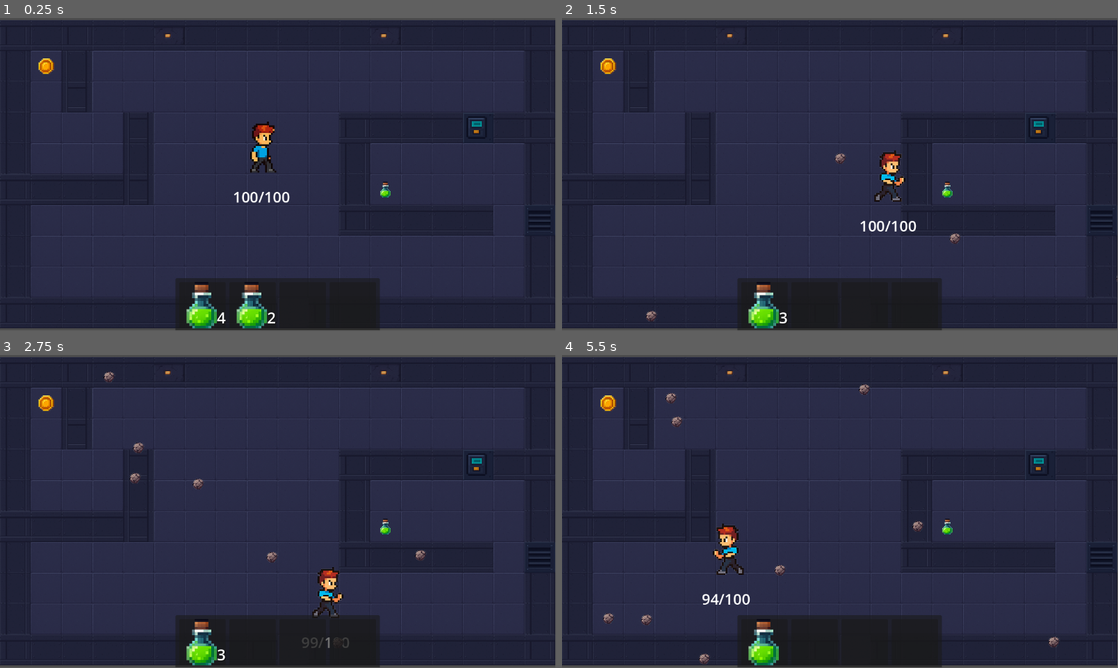
Above: before the commit, frames 1-4 (two rows, left to right).
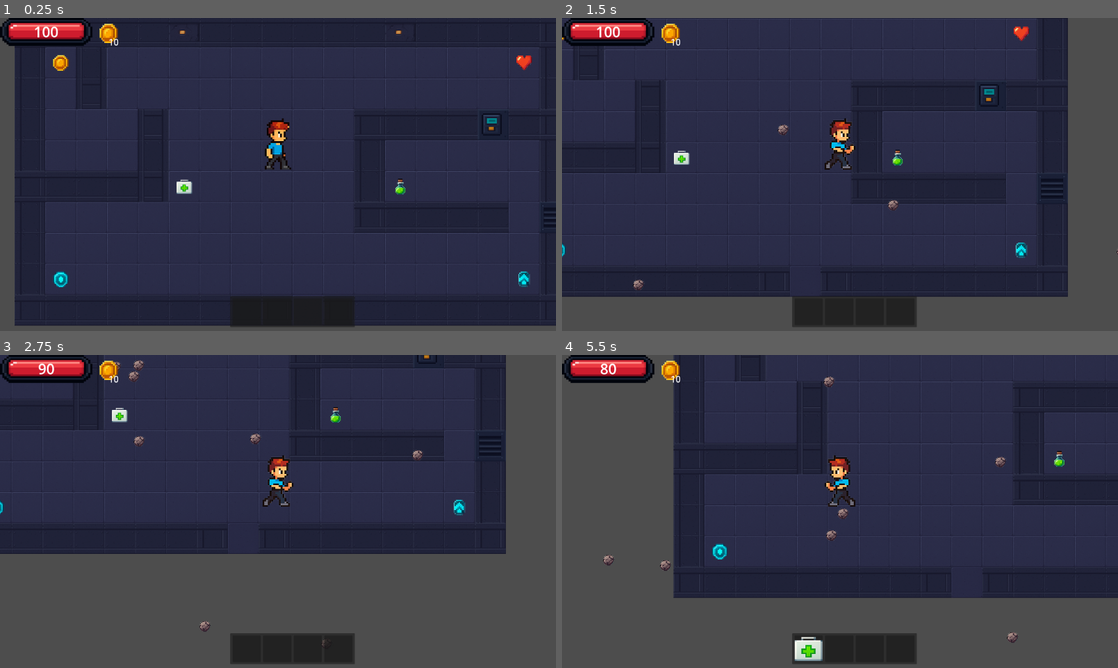
Above: after the commit, the same moments.

Repository: Magamid-Inc/Arcade-Game-Project
Game: Godot game, scene res://scenes/game.tscn
The game is run twice, just before and just after one commit, with the same random seed, the same clock (stepped at 60 frames per second) and the same inputs.
Inputs:
- Up to frame 1 (0.25 s): no input
- Up to frame 2 (1.5 s): hold D (move_right) 0.53-1.28 s; tap 1 (press_num_1) at 0.6 s; tap 2 (press_num_2) at 0.8, 1.35 s; hold S (move_down) from 1.28 s (still down)
- Up to frame 3 (2.75 s): tap 3 (press_num_3) at 1.55, 2.1 s; release S (move_down) at 2.03 s; hold D (move_right) from 2.03 s (still down); tap 4 (press_num_4) at 2.3 s
- Up to frame 4 (5.5 s): release D (move_right) at 2.78 s; hold W (move_up) 2.78-3.53 s; tap 4 (press_num_4) at 2.85, 5.3 s; tap 1 (press_num_1) at 3.05, 3.6 s; hold A (move_left) 3.53-5.03 s; tap 2 (press_num_2) at 3.8, 4.35 s; tap 3 (press_num_3) at 4.55, 5.1 s; hold S (move_down) from 5.03 s (still down)
In our replay, the window is 799x449 before the commit and 800x450 after it. These sizes can differ from the game's own. Grey fills any space a smaller window leaves; there, only what the larger window draws over its background counts as a difference.

The runs differ from the first frame. In frame 1, 13% of the frame differs, in the area x 0-100%, y 0-100%; in frame 2, 25%; in frame 3, 45%; in frame 4, 40%.

Commit message:
adding take and use items

Diff:
--- /dev/null
+++ b/Items/boost.tres
@@ -0,0 +1,12 @@
+[gd_resource type="Resource" script_class="Boost" load_steps=3 format=3 uid="uid://b28x222vq7br"]
+
+[ext_resource type="Script" uid="uid://l54u8cfm5imr" path="res://scripts/boost.gd" id="1_83yrh"]
+[ext_resource type="Texture2D" uid="uid://w4s5xmxet0mr" path="res://assets/loot/boost.png" id="1_kf2g3"]
+
+[resource]
+script = ExtResource("1_83yrh")
+name = "Ускорение"
+description = "Описание: энергетический стимулятор — капсула с оранжево-жёлтым свечением. Возможности:Увеличивает скорость передвижения игрока на +40%.Улучшает скорость уклонения и даёт более быстрое восстановление после рывка.Время действия: 5–7 секунд."
+max_stack_size = 4
+icon = ExtResource("1_kf2g3")
+metadata/_custom_type_script = "uid://l54u8cfm5imr"
--- a/Items/heal_kit.tres
+++ b/Items/heal_kit.tres
@@ -7,6 +7,7 @@
 script = ExtResource("1_3st7f")
 price = 15
 name = "Аптечка"
-description = "классический большой предмет восстановления."
+description = "классический большой предмет восстановления. Лечение: +25 HP"
+max_stack_size = 4
 icon = ExtResource("1_j18xr")
 metadata/_custom_type_script = "uid://c04i7vvk8ukob"
--- a/Items/heart.tres
+++ b/Items/heart.tres
@@ -7,6 +7,6 @@
 script = ExtResource("1_w81nf")
 healSize = 10
 name = "Сердечко"
-description = "символический предмет здоровья в духе классических аркад."
+description = "символический предмет здоровья в духе классических аркад. Лечение: 10 HP"
 icon = ExtResource("1_fho7m")
 metadata/_custom_type_script = "uid://c04i7vvk8ukob"
--- a/Items/potion.tres
+++ b/Items/potion.tres
@@ -7,7 +7,8 @@
 script = ExtResource("1_hw0jr")
 healSize = 3
 timeHeal = 5
-name = "Potion"
+name = "Хилка"
+description = "небольшое зелёное зелье с сияющей жидкостью. Лечение: +3 HP/сек, длительность 5 секунд"
 max_stack_size = 4
 icon = ExtResource("1_5vqjr")
 metadata/_custom_type_script = "uid://c04i7vvk8ukob"
--- /dev/null
+++ b/Items/shield.tres
@@ -0,0 +1,12 @@
+[gd_resource type="Resource" script_class="Shield" load_steps=3 format=3 uid="uid://ceqdyt3gpplub"]
+
+[ext_resource type="Script" uid="uid://bt5kunixmmaq6" path="res://scripts/shield.gd" id="1_ftwdv"]
+[ext_resource type="Texture2D" uid="uid://pkgttlvk4r0m" path="res://assets/loot/shield.png" id="1_uc8ds"]
+
+[resource]
+script = ExtResource("1_ftwdv")
+name = "Щит"
+description = "энергетическая сфера, создающая защитный барьер вокруг игрока. Возможности:Временную неуязвимость от уронаПолностью блокирует 3 входящих атаки (снаряды, столкновения, ловушки).Имеет время действия: 5 секунд или до разрушения."
+max_stack_size = 4
+icon = ExtResource("1_uc8ds")
+metadata/_custom_type_script = "uid://bt5kunixmmaq6"
--- a/project.godot
+++ b/project.godot
@@ -18,6 +18,10 @@
 [autoload]
 
 GameState="*res://scripts/GameState.gd"
+
+[display]
+
+window/stretch/mode="viewport"
 
 [input]
 
--- a/scenes/game.tscn
+++ b/scenes/game.tscn
@@ -7,7 +7,13 @@
 [ext_resource type="Texture2D" uid="uid://uxadml48tp25" path="res://assets/locationDesign/decoration.png" id="5_gee14"]
 [ext_resource type="Texture2D" uid="uid://cj6xrd7rqs2ia" path="res://assets/locationDesign/floor.png" id="6_0tnpc"]
 [ext_resource type="Texture2D" uid="uid://bpjkisxi0nyvl" path="res://assets/locationDesign/wall main.png" id="7_vtaks"]
+[ext_resource type="Script" uid="uid://cs7k6fxsjuovk" path="res://scripts/camera_follow.gd" id="8_0tnpc"]
 [ext_resource type="Texture2D" uid="uid://0virl05qr8xg" path="res://assets/locationDesign/wall.png" id="8_kvpfn"]
+[ext_resource type="Script" uid="uid://b8nykpkq7cwwe" path="res://scripts/inventory.gd" id="10_kvpfn"]
+[ext_resource type="PackedScene" uid="uid://du2fxar8rad4s" path="res://scenes/inventory_slot.tscn" id="11_dinhu"]
+[ext_resource type="Texture2D" uid="uid://dtsa457nrj0fl" path="res://assets/interface/bar 100 hp.png" id="12_dinhu"]
+[ext_resource type="Script" uid="uid://ci384mq3mltxg" path="res://scripts/player_money_ui.gd" id="13_ir15t"]
+[ext_resource type="Texture2D" uid="uid://bktu7s67tl8eo" path="res://assets/loot/coin.png" id="13_trtic"]
 
 [sub_resource type="TileSetAtlasSource" id="TileSetAtlasSource_dinhu"]
 texture = ExtResource("5_gee14")
@@ -107,7 +113,7 @@
 [sub_resource type="TileSet" id="TileSet_ca42v"]
 tile_size = Vector2i(64, 64)
 physics_layer_0/collision_layer = 1
-physics_layer_0/collision_mask = 0
+physics_layer_0/collision_mask = 12
 sources/0 = SubResource("TileSetAtlasSource_dinhu")
 sources/1 = SubResource("TileSetAtlasSource_kvuet")
 sources/2 = SubResource("TileSetAtlasSource_trtic")
@@ -117,12 +123,19 @@
 texture = ExtResource("5_0tnpc")
 separation = Vector2i(10, 0)
 texture_region_size = Vector2i(32, 32)
-0:0/0 = 0
-1:0/0 = 0
-2:0/0 = 0
-3:0/0 = 0
+0:0/next_alternative_id = 2
+0:0/0 = 0
+0:0/0/physics_layer_0/polygon_0/points = PackedVector2Array(-16.087502, -15.805267, 15.523033, -15.805267, 14.394081, 16.369743, -15.523033, 15.805267)
+1:0/0 = 0
+1:0/0/physics_layer_0/polygon_0/points = PackedVector2Array(-16.087502, -15.805267, 15.523033, -15.805267, 14.394081, 16.369743, -15.523033, 15.805267)
+2:0/0 = 0
+2:0/0/physics_layer_0/polygon_0/points = PackedVector2Array(-16.087502, -15.805267, 15.523033, -15.805267, 14.394081, 16.369743, -15.523033, 15.805267)
+3:0/0 = 0
+3:0/0/physics_layer_0/polygon_0/points = PackedVector2Array(-16.087502, -15.805267, 15.523033, -15.805267, 14.394081, 16.369743, -15.523033, 15.805267)
 5:0/0 = 0
+5:0/0/physics_layer_0/polygon_0/points = PackedVector2Array(-16.087502, -15.805267, 15.523033, -15.805267, 14.394081, 16.369743, -15.523033, 15.805267)
 4:0/0 = 0
+4:0/0/physics_layer_0/polygon_0/points = PackedVector2Array(-16.087502, -15.805267, 15.523033, -15.805267, 14.394081, 16.369743, -15.523033, 15.805267)
 
 [sub_resource type="TileSet" id="TileSet_kvpfn"]
 tile_size = Vector2i(64, 64)
@@ -169,7 +182,8 @@
 tile_set = SubResource("TileSet_ca42v")
 
 [node name="TileMapLayer2" type="TileMapLayer" parent="."]
-tile_map_data = PackedByteArray("AAADAAAAAAAAAAAAAAD4//z/AAAEAAAAAAA=")
+unique_name_in_owner = true
+tile_map_data = PackedByteArray("AAADAAAAAAAAAAAAAAD4//z/AAAEAAAAAAD4/wMAAAABAAAAAAAHAPz/AAACAAAAAAAHAAMAAAAFAAAAAAD8/wAAAAADAAAAAAA=")
 tile_set = SubResource("TileSet_kvpfn")
 
 [node name="Player" parent="." groups=["player"] instance=ExtResource("1_uwrxv")]
@@ -177,6 +191,7 @@
 position = Vector2(-30, 7)
 
 [node name="PlayerHealthUi" type="Label" parent="Player"]
+visible = false
 offset_left = -81.99999
 offset_top = 18.0
 offset_right = 74.00001
@@ -184,11 +199,104 @@
 theme_override_font_sizes/font_size = 31
 text = "10/10"
 horizontal_alignment = 1
-script = ExtResource("2_lnu2h")
 
 [node name="Camera" type="Camera2D" parent="."]
 unique_name_in_owner = true
+position = Vector2(0, 4)
+script = ExtResource("8_0tnpc")
 
 [node name="MeteoriteSpawner" type="Node2D" parent="."]
 visible = false
 script = ExtResource("3_lnu2h")
+
+[node name="Interface" type="CanvasLayer" parent="."]
+
+[node name="Inventory" type="Node" parent="Interface"]
+script = ExtResource("10_kvpfn")
+
+[node name="InventoryWindow" type="Panel" parent="Interface/Inventory"]
+custom_minimum_size = Vector2(424, 112)
+offset_left = 477.0
+offset_top = 576.0
+offset_right = 901.0
+offset_bottom = 688.0
+scale = Vector2(0.60917246, 0.5724612)
+size_flags_vertical = 8
+
+[node name="SlotContainer" type="GridContainer" parent="Interface/Inventory/InventoryWindow"]
+custom_minimum_size = Vector2(408, 96)
+layout_mode = 0
+offset_left = 8.0
+offset_top = 8.0
+offset_right = 416.0
+offset_bottom = 104.0
+theme_override_constants/h_separation = 8
+columns = 4
+
+[node name="InventorySlot" parent="Interface/Inventory/InventoryWindow/SlotContainer" instance=ExtResource("11_dinhu")]
+layout_mode = 2
+size_flags_horizontal = 4
+size_flags_vertical = 4
+
+[node name="InventorySlot2" parent="Interface/Inventory/InventoryWindow/SlotContainer" instance=ExtResource("11_dinhu")]
+layout_mode = 2
+size_flags_horizontal = 4
+size_flags_vertical = 4
+
+[node name="InventorySlot3" parent="Interface/Inventory/InventoryWindow/SlotContainer" instance=ExtResource("11_dinhu")]
+layout_mode = 2
+
+[node name="InventorySlot4" parent="Interface/Inventory/InventoryWindow/SlotContainer" instance=ExtResource("11_dinhu")]
+layout_mode = 2
+
+[node name="HealthBar" type="CanvasGroup" parent="Interface"]
+
+[node name="Bar100Hp" type="Sprite2D" parent="Interface/HealthBar"]
+position = Vector2(96.00001, 29)
+scale = Vector2(0.7299845, 0.7299846)
+texture = ExtResource("12_dinhu")
+
+[node name="Label" type="Label" parent="Interface/HealthBar"]
+offset_right = 192.0
+offset_bottom = 57.0
+theme_override_font_sizes/font_size = 30
+text = "100"
+horizontal_alignment = 1
+vertical_alignment = 1
+script = ExtResource("2_lnu2h")
+
+[node name="Control" type="Control" parent="Interface"]
+layout_mode = 3
+anchors_preset = 0
+offset_left = 192.0
+offset_right = 256.0
+offset_bottom = 61.0
+scale = Vector2(0.99446845, 1.0316604)
+script = ExtResource("13_ir15t")
+
+[node name="Icon" type="TextureRect" parent="Interface/Control"]
+unique_name_in_owner = true
+layout_mode = 0
+offset_left = 14.077877
+offset_top = 11.631733
+offset_right = 78.07788
+offset_bottom = 75.63173
+scale = Vector2(0.6, 0.6)
+texture = ExtResource("13_trtic")
+
+[node name="Count" type="Label" parent="Interface/Control"]
+unique_name_in_owner = true
+layout_mode = 1
+anchors_preset = 3
+anchor_left = 1.0
+anchor_top = 1.0
+anchor_right = 1.0
+anchor_bottom = 1.0
+offset_left = -31.0
+offset_top = -26.0
+grow_horizontal = 0
+grow_vertical = 0
+size_flags_horizontal = 8
+size_flags_vertical = 8
+theme_override_font_sizes/font_size = 18
+text = "000"
--- a/scenes/player.tscn
+++ b/scenes/player.tscn
@@ -1,11 +1,9 @@
-[gd_scene load_steps=16 format=3 uid="uid://dg6tbf8uavjqm"]
+[gd_scene load_steps=14 format=3 uid="uid://dg6tbf8uavjqm"]
 
 [ext_resource type="Script" uid="uid://dp1rhtqgj0iq0" path="res://scripts/player.gd" id="1_g2els"]
 [ext_resource type="Texture2D" uid="uid://bl13plhfbh3kf" path="res://assets/player/defeat (расстояние 10px).png" id="2_dqkch"]
 [ext_resource type="Texture2D" uid="uid://bysjnpi320gvx" path="res://assets/player/front idle.png" id="2_qhqgy"]
 [ext_resource type="Texture2D" uid="uid://bgcxdgsttdypq" path="res://assets/player/run (64_106).png" id="3_dqkch"]
-[ext_resource type="Script" uid="uid://b8nykpkq7cwwe" path="res://scripts/inventory.gd" id="5_tuyoq"]
-[ext_resource type="PackedScene" uid="uid://du2fxar8rad4s" path="res://scenes/inventory_slot.tscn" id="6_fjrip"]
 
 [sub_resource type="AtlasTexture" id="AtlasTexture_smehm"]
 atlas = ExtResource("2_dqkch")
@@ -79,7 +77,7 @@
 
 [node name="Player" type="CharacterBody2D"]
 collision_layer = 4
-collision_mask = 13
+collision_mask = 15
 script = ExtResource("1_g2els")
 
 [node name="AnimatedSprite2D" type="AnimatedSprite2D" parent="."]
@@ -91,39 +89,3 @@
 [node name="CollisionShape2D" type="CollisionShape2D" parent="."]
 position = Vector2(-0.5, -61)
 shape = SubResource("RectangleShape2D_3v2ag")
-
-[node name="Inventory" type="Node" parent="."]
-script = ExtResource("5_tuyoq")
-
-[node name="InventoryWindow" type="Panel" parent="Inventory"]
-custom_minimum_size = Vector2(424, 112)
-offset_left = -212.0
-offset_top = 216.0
-offset_right = 212.0
-offset_bottom = 328.0
-
-[node name="SlotContainer" type="GridContainer" parent="Inventory/InventoryWindow"]
-custom_minimum_size = Vector2(408, 96)
-layout_mode = 0
-offset_left = 8.0
-offset_top = 8.0
-offset_right = 416.0
-offset_bottom = 104.0
-theme_override_constants/h_separation = 8
-columns = 4
-
-[node name="InventorySlot" parent="Inventory/InventoryWindow/SlotContainer" instance=ExtResource("6_fjrip")]
-layout_mode = 2
-size_flags_horizontal = 4
-size_flags_vertical = 4
-
-[node name="InventorySlot2" parent="Inventory/InventoryWindow/SlotContainer" instance=ExtResource("6_fjrip")]
-layout_mode = 2
-size_flags_horizontal = 4
-size_flags_vertical = 4
-
-[node name="InventorySlot3" parent="Inventory/InventoryWindow/SlotContainer" instance=ExtResource("6_fjrip")]
-layout_mode = 2
-
-[node name="InventorySlot4" parent="Inventory/InventoryWindow/SlotContainer" instance=ExtResource("6_fjrip")]
-layout_mode = 2
--- a/scripts/GameState.gd
+++ b/scripts/GameState.gd
@@ -3,4 +3,4 @@
 var player_health: int = 100
 var max_health: int = 100
 
-var money: int = 0
+var money: int = 10
--- /dev/null
+++ b/scripts/boost.gd
@@ -0,0 +1,6 @@
+class_name Boost
+extends Item
+
+@export var boostPercent: int = 40
+@export var time: int  = 5
+@export var price: int = 5
--- /dev/null
+++ b/scripts/camera_follow.gd
@@ -0,0 +1,20 @@
+# Description: A script that makes the camera follow the player.
+
+extends Camera2D
+
+var player : Node2D
+
+func _ready():
+	player = get_node("%Player")
+	_sync_position()
+
+func _process(_delta):
+	_sync_position()
+
+func _sync_position():
+	if (player):
+		global_position = player.global_position
+	else:
+		print("Player not found")
+
+	pass
--- a/scripts/damage_zone.gd
+++ b/scripts/damage_zone.gd
@@ -2,6 +2,7 @@
 
 func _on_body_entered(body):
 	if body.is_in_group("player"):
-		body.take_damage(1)
+		body.take_damage(10)
 	elif body is TileMapLayer:
-		print("meteor collision on wall")
+		pass
+		#print("meteor collision on wall")
--- a/scripts/inventory.gd
+++ b/scripts/inventory.gd
@@ -3,6 +3,10 @@
 var slots : Array[InventorySlot]
 @onready var window : Panel = get_node("InventoryWindow")
 @onready var potion: Item = preload("res://Items/potion.tres")
+@onready var heal_kit: Item = preload("res://Items/heal_kit.tres")
+@onready var heart: Item = preload("res://Items/heart.tres")
+@onready var boost: Item = preload("res://Items/boost.tres")
+@onready var shield: Item = preload("res://Items/shield.tres")
 #@onready var info_text : Label = get_node("InventoryWindow/InfoText")
 @export var starter_items : Array[Item]
 
@@ -14,8 +18,8 @@
 		child.set_item(null)
 		child.inventory = self
 
-	for i in range(6):
-		starter_items.append(potion)
+	#for i in range(6):
+		#starter_items.append(potion)
 
 	for item in starter_items:
 		add_item(item)
@@ -36,16 +40,21 @@
 	#pass
 
 
-func add_item (item : Item):
+func add_item (item):
+	if item is not Item:
+		return Error.ERR_INVALID_DATA
+
 	var slot = get_slot_to_add(item)
 
 	if slot == null:
-		return
+		return false
 
 	if slot.item == null:
 		slot.set_item(item)
 	elif slot.item == item:
 		slot.add_item()
+
+	return true
 
 #func get_item_from_num_slot(num: int) -> Item:
 	#return slots[num-1].item
@@ -60,7 +69,24 @@
 	if slot == null or slot.item == null:
 		print("error")
 		return
+
+	match slot.item:
+		potion:
+			print(potion.timeHeal)
+			GameState.player_health = clamp(GameState.player_health+potion.healSize, 0, GameState.max_health)
+			#for i in range(potion.timeHeal):
+
+		heal_kit:
+			GameState.player_health = clamp(GameState.player_health+heal_kit.healSize, 0, GameState.max_health)
+		heart:
+			GameState.player_health = clamp(GameState.player_health+heart.healSize, 0, GameState.max_health)
+		boost:
+			pass
+		shield:
+			pass
+
 	slot.remove_item()
+
 
 
 func get_slot_to_add (item : Item) -> InventorySlot:
--- a/scripts/inventory_slot.gd
+++ b/scripts/inventory_slot.gd
@@ -1,6 +1,6 @@
 class_name InventorySlot
 extends Node
-var item : Item
+var item
 var quantity : int
 @onready var icon : TextureRect = get_node("Icon")
 @onready var quantity_text : Label = get_node("QuantityText")
--- a/scripts/player.gd
+++ b/scripts/player.gd
@@ -3,10 +3,12 @@
 @onready var animated_sprite: AnimatedSprite2D = $AnimatedSprite2D
 @onready var collision_shape: CollisionShape2D = $CollisionShape2D
 @onready var check_die: bool = false
+@onready var loot_tilemaplayer = get_node("%TileMapLayer2")
+@onready var inventory: Inventory = $"../Interface/Inventory"
 
 const SPEED = 300
 
-@warning_ignore("unused_parameter")
+#@warning_ignore("unused_parameter")
 func _physics_process(delta):
 	var direction = Vector2.ZERO
 
@@ -21,17 +23,44 @@
 			direction.x += 1
 
 	velocity = direction.normalized() * SPEED
-	move_and_slide()
+	#move_and_slide()
+	var collision = move_and_collide(velocity * delta)
+
+	if collision:
+		var collider = collision.get_collider()
+		if collider is TileMapLayer:
+			var collision_pos = collision.get_position()
+			var cell = loot_tilemaplayer.local_to_map(collision_pos - collision.get_normal())
+			var tile_id = loot_tilemaplayer.get_cell_source_id(cell)
+			var atlas_coords: Vector2i = loot_tilemaplayer.get_cell_atlas_coords(cell)
+
+			if tile_id == 0:
+				var check_adding = true
+				match atlas_coords:
+					Vector2i(0, 0):
+						check_adding = inventory.add_item(inventory.potion)
+					Vector2i(1, 0):
+						check_adding = inventory.add_item(inventory.shield)
+					Vector2i(2, 0):
+						check_adding = inventory.add_item(inventory.heart)
+					Vector2i(3, 0):
+						check_adding = inventory.add_item(inventory.heal_kit)
+					Vector2i(4, 0):
+						GameState.money += 1
+					Vector2i(5, 0):
+						check_adding = inventory.add_item(inventory.boost)
+				if check_adding:
+					loot_tilemaplayer.erase_cell(cell)
 
 	if direction.x != 0:
 		animated_sprite.flip_h = direction.x < 0
 
 	# Animations
-	if direction.x == 0 and direction.y == 0:
+	if direction.x == 0 and direction.y == 0 and !check_die:
 		animated_sprite.play("idle")
-	else:
+	elif !check_die:
 		animated_sprite.play("run")
-	if check_die:
+	if check_die and !collision_shape.disabled:
 		collision_shape.disabled = true
 		animated_sprite.play("die")
 
@@ -39,12 +68,12 @@
 	GameState.player_health -= amount
 	GameState.player_health = clamp(GameState.player_health, 0, GameState.max_health)
 
-	print("Health: ", GameState.player_health)
+	#print("Health: ", GameState.player_health)
 
-	if GameState.player_health <= 0:
+	if GameState.player_health <= 0 and !check_die:
 		check_die = true
 		die()
 
 func die():
 	print("Player died")
-	$"../GameOverScreen".visible = true
+	#$"../GameOverScreen".visible = true
--- a/scripts/player_health_ui.gd
+++ b/scripts/player_health_ui.gd
@@ -3,4 +3,4 @@
 
 # Called every frame. 'delta' is the elapsed time since the previous frame.
 func _process(_delta: float) -> void:
-	text = str(GameState.player_health) + "/" + str(GameState.max_health)
+	text = str(GameState.player_health)
--- /dev/null
+++ b/scripts/player_money_ui.gd
@@ -0,0 +1,16 @@
+class_name MoneyUI
+extends Node
+var item : Item
+var quantity : int = 0
+@onready var icon : TextureRect = get_node("%Icon")
+@onready var quantity_text : Label = get_node("%Count")
+
+func _process(_delta: float) -> void:
+	quantity = GameState.money
+	update_quantity_text()
+
+func update_quantity_text ():
+	if quantity <= 1:
+		quantity_text.text = ""
+	else:
+		quantity_text.text = str(quantity)
--- a/scripts/shield.gd
+++ b/scripts/shield.gd
@@ -1,4 +1,6 @@
 class_name Shield
 extends Item
 
-@export var time: int  = 3
+@export var time: int  = 5
+@export var preventsDamageCount: int = 3
+@export var price: int = 10
Binary file added: assets/interface/bar 100 hp.png
Not shown, added: assets/interface/bar 100 hp.png.import
Binary file added: assets/interface/bar 100-25 hp.png
Not shown, added: assets/interface/bar 100-25 hp.png.import
Binary file added: assets/interface/bar 100-50 hp.png
Not shown, added: assets/interface/bar 100-50 hp.png.import
Binary file added: assets/interface/bar 50 hp.png
Not shown, added: assets/interface/bar 50 hp.png.import
Binary file added: assets/interface/bar 75 hp.png
Not shown, added: assets/interface/bar 75 hp.png.import
Not shown: 1 places in scenes/game.tscn that only renumber resources
Not shown, added: scripts/boost.gd.uid
(and 2 more such lines)
